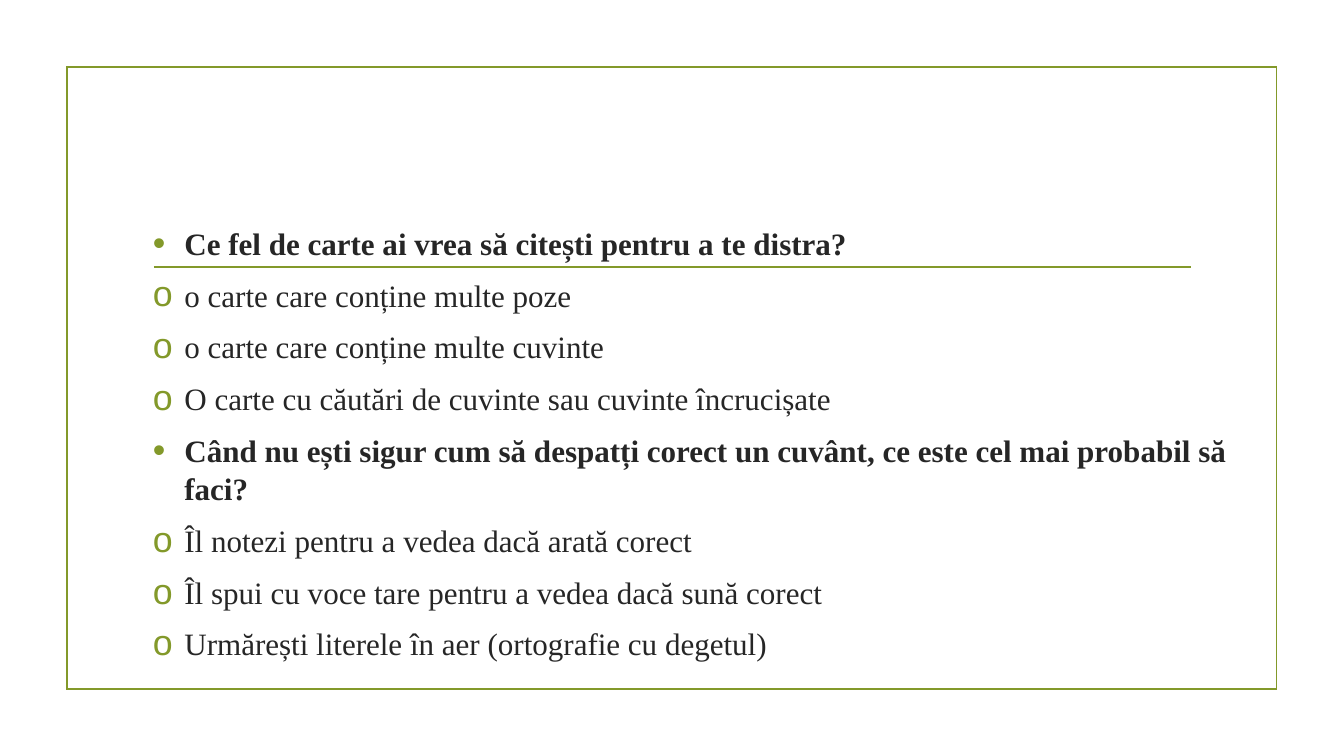
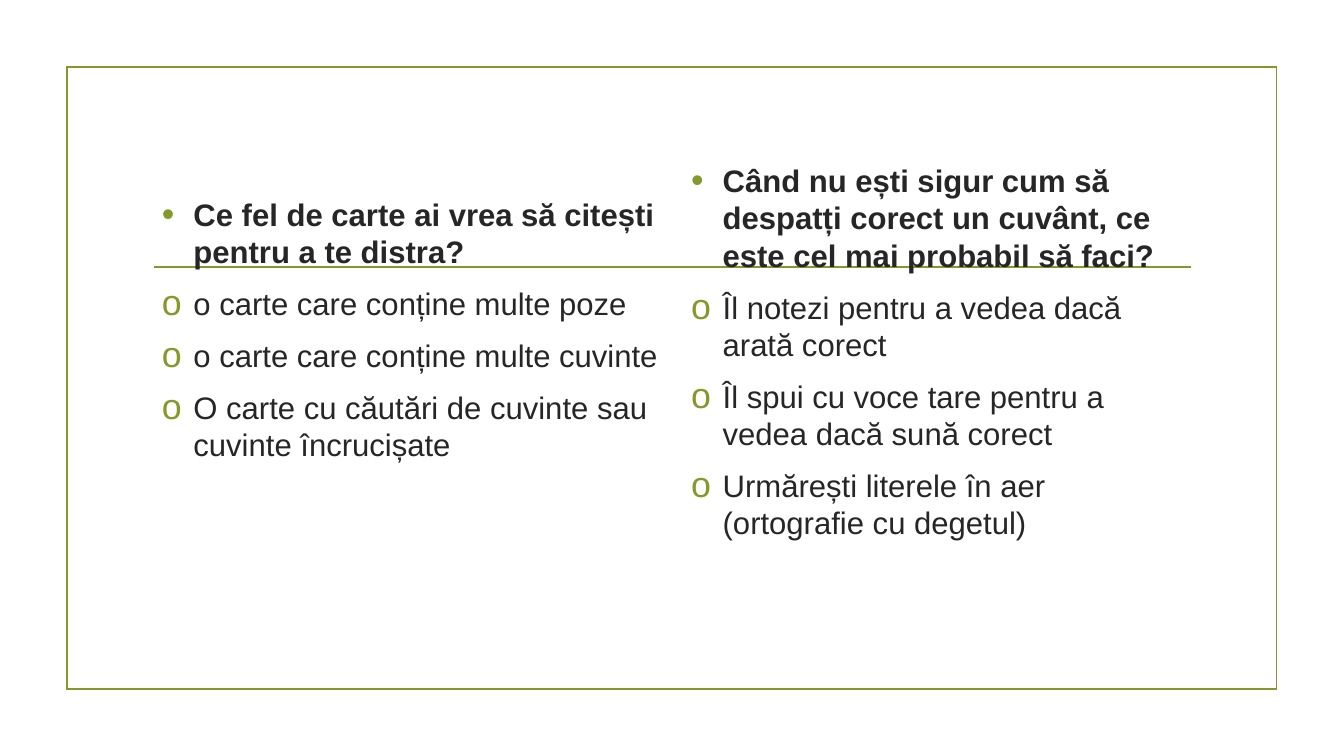
Before and after one commit to perleta/Proiect-PRACTICA, a slide deck: slide 2 of Modulul 3.pptx. Drawn at 1344x756 pixels with LibreOffice and Linux fonts; fonts in the diff are those of the drawing; background and template pictures are left out. Boxes give left, top, right and bottom in pixels: in the first picture for what was removed or moved away, otherwise in the second. Text is boxed around its words. In the diff, an @@ line names an element or a change of style, - is before the commit and + after.

```diff
--- a/Modulul 3.pptx
+++ b/Modulul 3.pptx
@@ text "Când nu ești sigur cum ...": place and size @@
-text "Când nu ești sigur cum ..." at [153, 233, 1226, 661]
+text "Când nu ești sigur cum ..." at [723, 168, 1153, 541]
@@ text "Când nu ești sigur cum ..." at [723, 168, 1153, 541]: font Times New Roman to Arial @@
@@ text added at [162, 203, 657, 463], 22.2 pt, text #262626 @@
+• Ce fel de carte ai vrea să citești pentru a te distra?
+o o carte care conține multe poze
+o o carte care conține multe cuvinte
+o O carte cu căutări de cuvinte sau cuvinte încrucișate
@@ text at [153, 233, 846, 416]: paragraphs removed @@
-• Ce fel de carte ai vrea să citești pentru a te distra?
-o o carte care conține multe poze
-o o carte care conține multe cuvinte
-o O carte cu căutări de cuvinte sau cuvinte încrucișate
```
Also in this commit, not shown: 6 other slides changed, 5 slides added.
